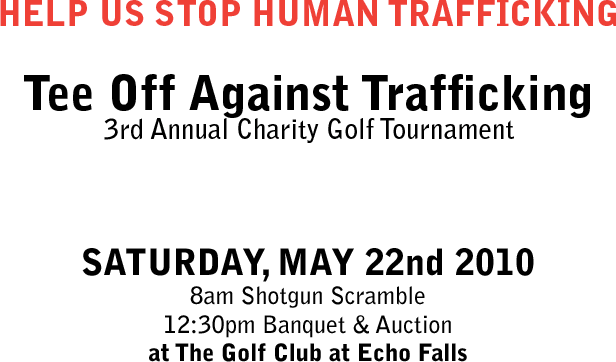
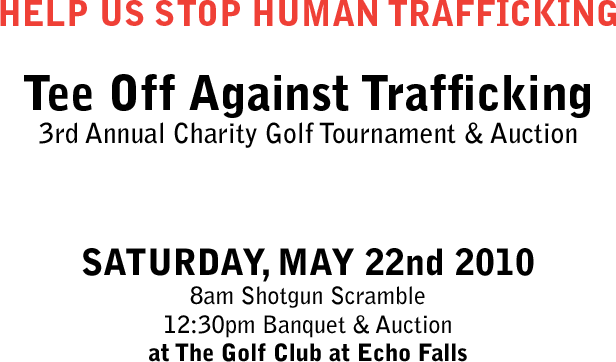
The second 616 x 362 image is a revision of the first. Changes to its layers:
renamed "3rd" to "3rd Annual Charity Golf Tournament & Auction", painted on it over 39, 118, 577, 148
painted on "Background" over 150, 118, 514, 143
